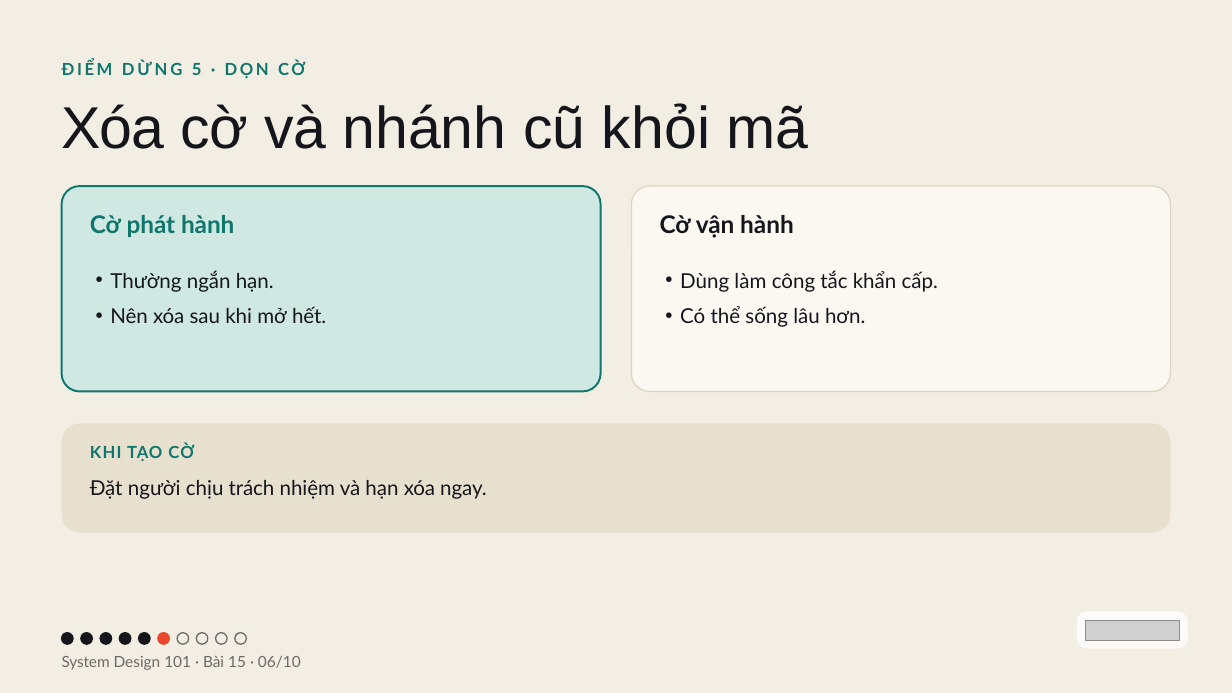
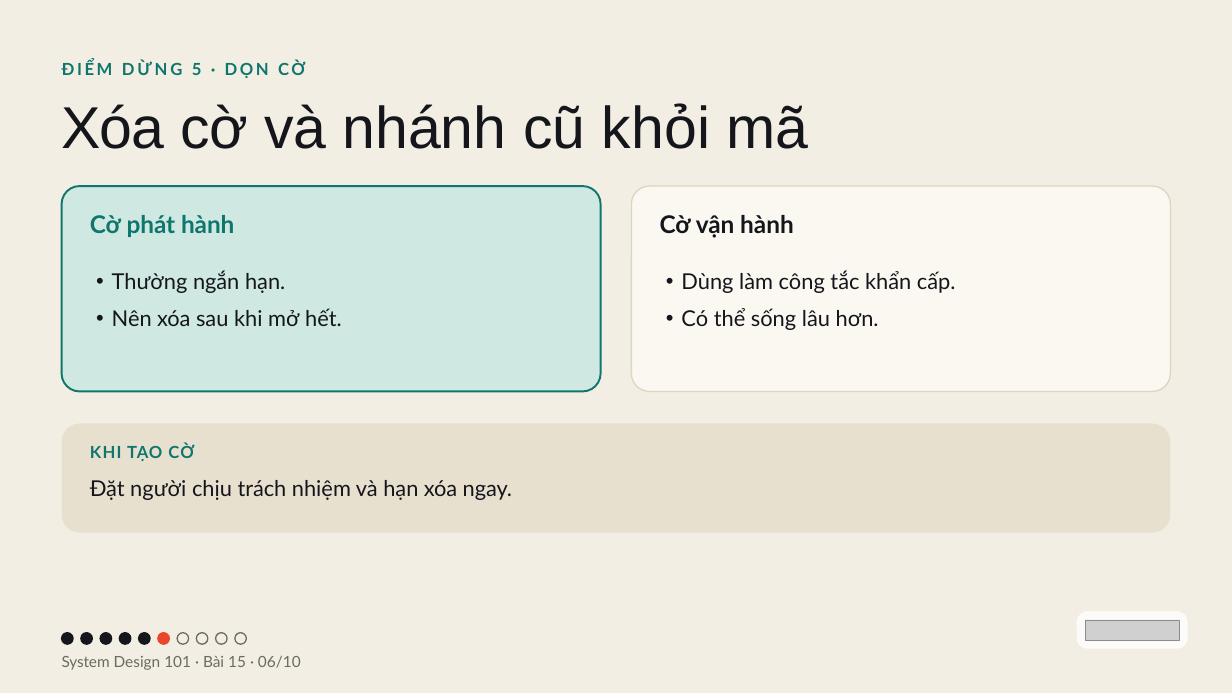
Before and after one commit to vohoailinh90/tool-marketing-studio, a slide deck: slide 6 of system-design-101/vi/lessons/sd-13-015/slides/sd-13-015.pptx. Drawn at 1232x693 pixels with LibreOffice and Linux fonts; fonts in the diff are those of the drawing; grey boxes stand for pictures. Boxes give left, top, right and bottom in pixels: in the first picture for what was removed or moved away, otherwise in the second. Text is boxed around its words. In the diff, an @@ line names an element or a change of style, - is before the commit and + after.

```diff
--- a/system-design-101/vi/lessons/sd-13-015/slides/sd-13-015.pptx
+++ b/system-design-101/vi/lessons/sd-13-015/slides/sd-13-015.pptx
@@ text "Thường ngắn hạn." at box(112, 270, 342, 326): size 24 to 25.5 pt; letter spacing -0.1 to 0 pt in "hết."; indent changed; line spacing 33.6pt to 35.7pt @@
@@ text "Dùng làm công tắc khẩn ..." at box(681, 270, 956, 330): size 24 to 25.5 pt; letter spacing 0 to -0.1 pt in "sống"; indent changed; line spacing 33.6pt to 35.7pt @@
@@ text "Đặt người chịu trách nhiệm ..." at box(90, 480, 512, 500): size 24 to 25.5 pt; letter spacing -0.1 to -0.2 pt in "Đặt trách và" @@
```
Also in this commit, not shown: 6 other slides changed, 4 other files.
